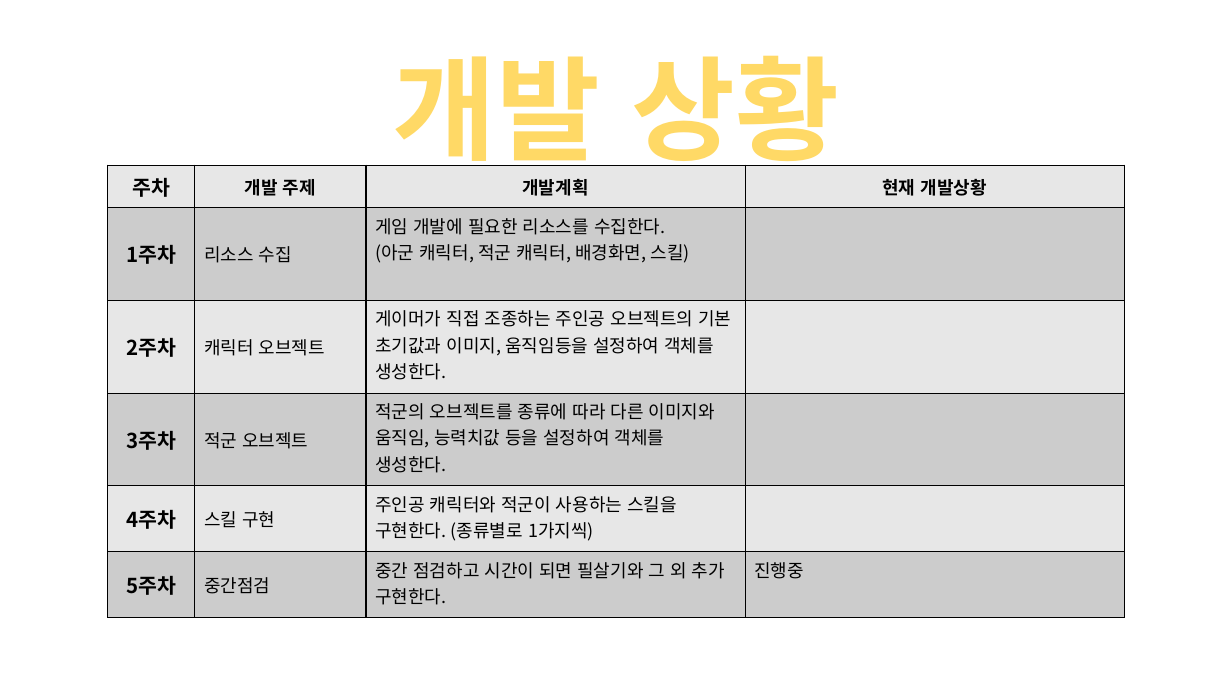
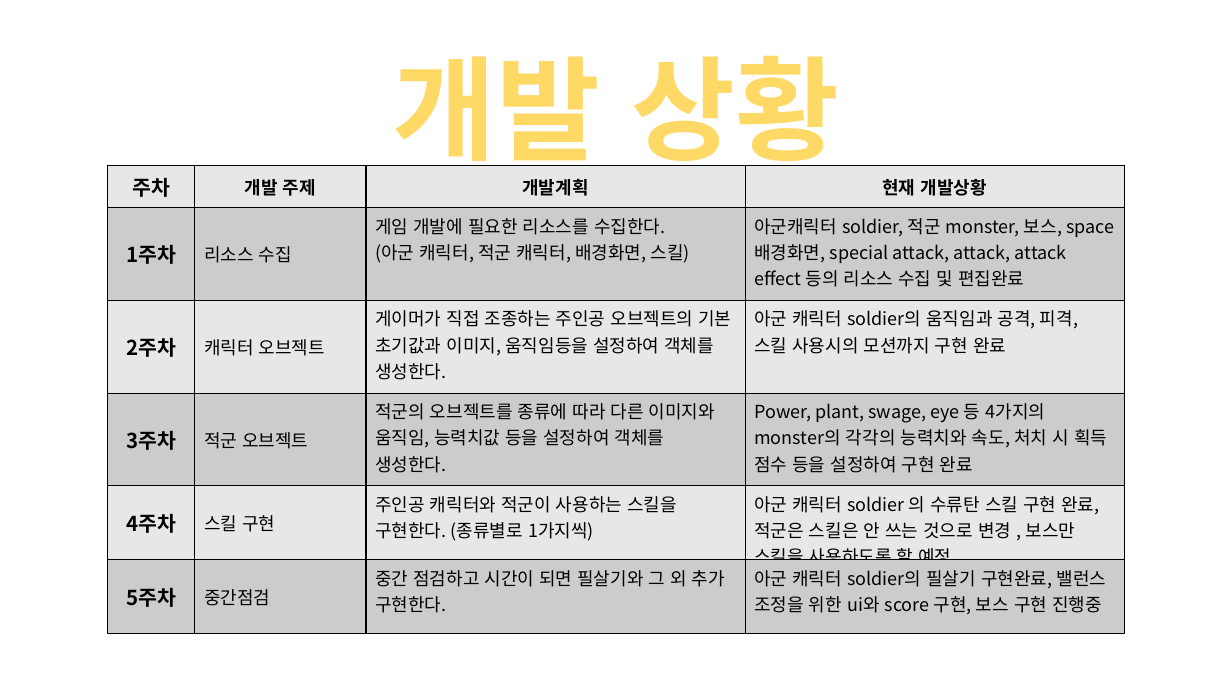
Before and after one commit to eheh5454/2017_2DGP, a slide deck: slide 5 of 2차발표.pptx. Drawn at 1232x693 pixels with LibreOffice and Linux fonts; fonts in the diff are those of the drawing; background and template pictures are left out. Boxes give left, top, right and bottom in pixels: in the first picture for what was removed or moved away, otherwise in the second. Text is boxed around its words. In the diff, an @@ line names an element or a change of style, - is before the commit and + after.

Commit message:
충돌체크 전면수정, damaged 모션 수정, 무기업그레이드 구현

```diff
--- a/2차발표.pptx
+++ b/2차발표.pptx
@@ table at (x1=108, y1=165, x2=1124, y2=634) @@
-row 2, column 4: 
+row 2, column 4: 아군캐릭터 soldier, 적군 monster, 보스, space 배경화면, special attack, attack, attack effect 등의 리소스 수집 및 편집완료
-row 3, column 4: 
+row 3, column 4: 아군 캐릭터 soldier의 움직임과 공격, 피격, 스킬 사용시의 모션까지 구현 완료
-row 4, column 4: 
+row 4, column 4: Power, plant, swage, eye 등 4가지의 monster의 각각의 능력치와 속도, 처치 시 획득 점수 등을 설정하여 구현 완료
-row 5, column 4: 
+row 5, column 4: 아군 캐릭터 soldier 의 수류탄 스킬 구현 완료, 적군은 스킬은 안 쓰는 것으로 변경 , 보스만 스킬을 사용하도록 할 예정
-row 6, column 4: 진행중
+row 6, column 4: 아군 캐릭터 soldier의 필살기 구현완료, 밸런스 조정을 위한 ui와 score 구현, 보스 구현 진행중
```
Also in this commit, not shown: 2 other slides changed, 3 other files.
